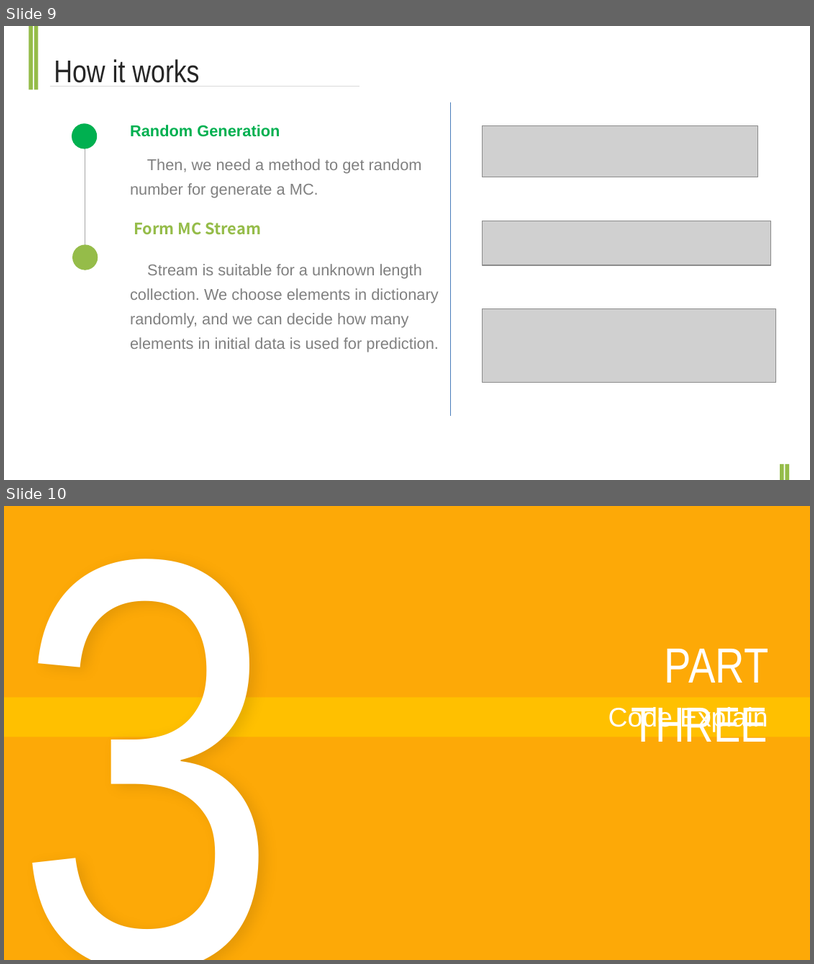
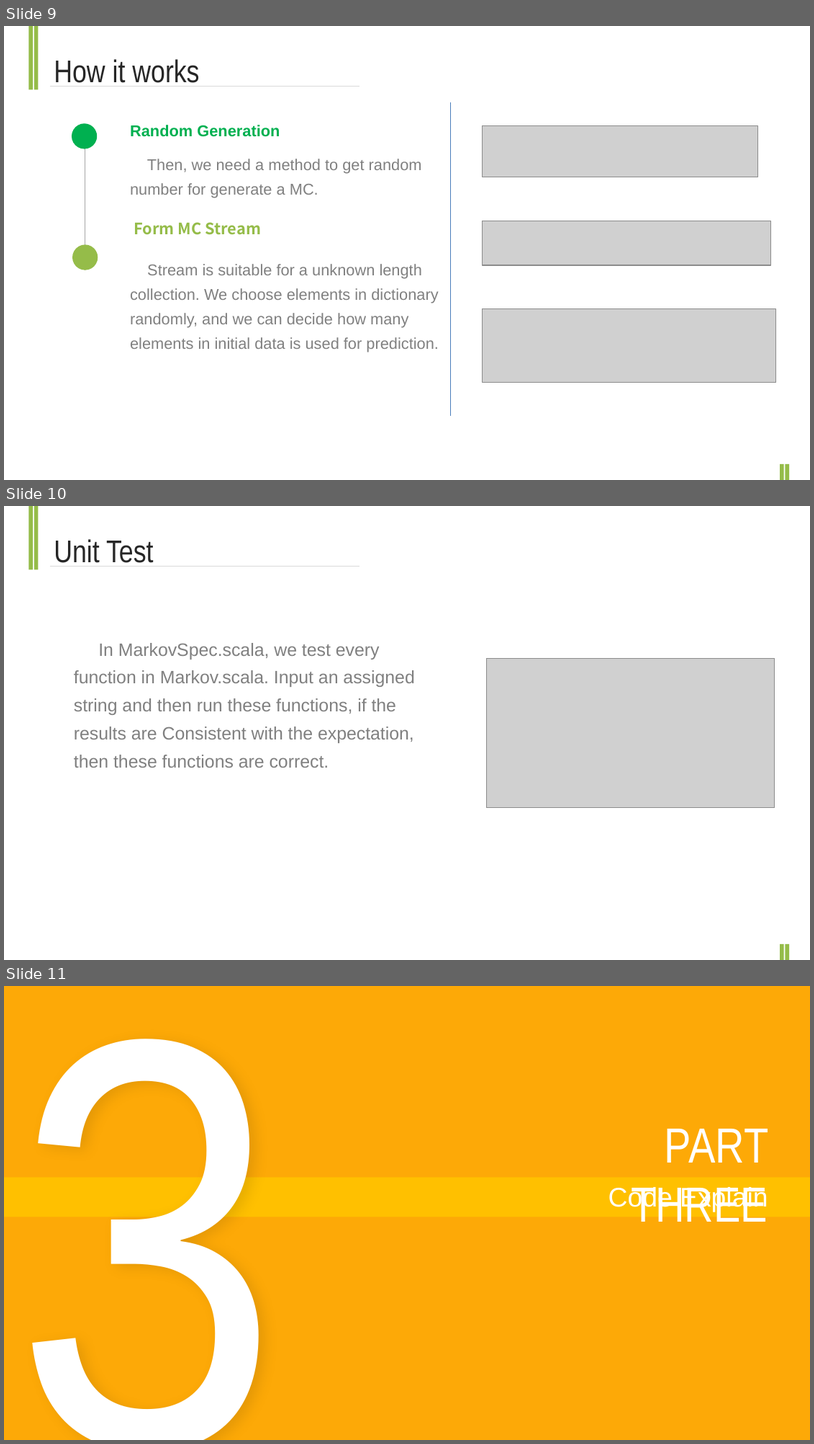
Before and after one commit to yingy4/Team4-Final-Project, a slide deck: Final Presentation.pptx. Shown one above the other, each under a label of ours: slides 9 and 10 before the commit, slides 9, 10 and 11 after it. The pictures are 814x964 and 814x1444 pixels, drawn with LibreOffice and Linux fonts; fonts in the diff are those of the drawing; grey boxes stand for pictures. Boxes give left, top, right and bottom in pixels: in the first picture for what was removed or moved away, otherwise in the second. Text is boxed around its words. In the diff, an @@ line names an element or a change of style, - is before the commit and + after.

```diff
--- a/Final Presentation.pptx
+++ b/Final Presentation.pptx
@@ slide 10 added at bbox=[4, 506, 810, 960], background #FFFFFF; not listed: 5 template elements that a slide beside it also shows @@
@@ text added at bbox=[54, 539, 153, 563], 28 pt, text #262626 @@
+Unit Test
@@ text added at bbox=[74, 643, 414, 767], 16 pt, text #808080 @@
+In MarkovSpec.scala, we test every function in Markov.scala. Input an assigned string and then run these functions, if the results are Consistent with the expectation, then these functions are correct.
@@ picture added at bbox=[486, 659, 775, 808] @@
@@ what was slide 10 is now slide 11 @@
```
Also in this commit, not shown: 2 slides changed, 4 other slides added, 4 slides removed.
